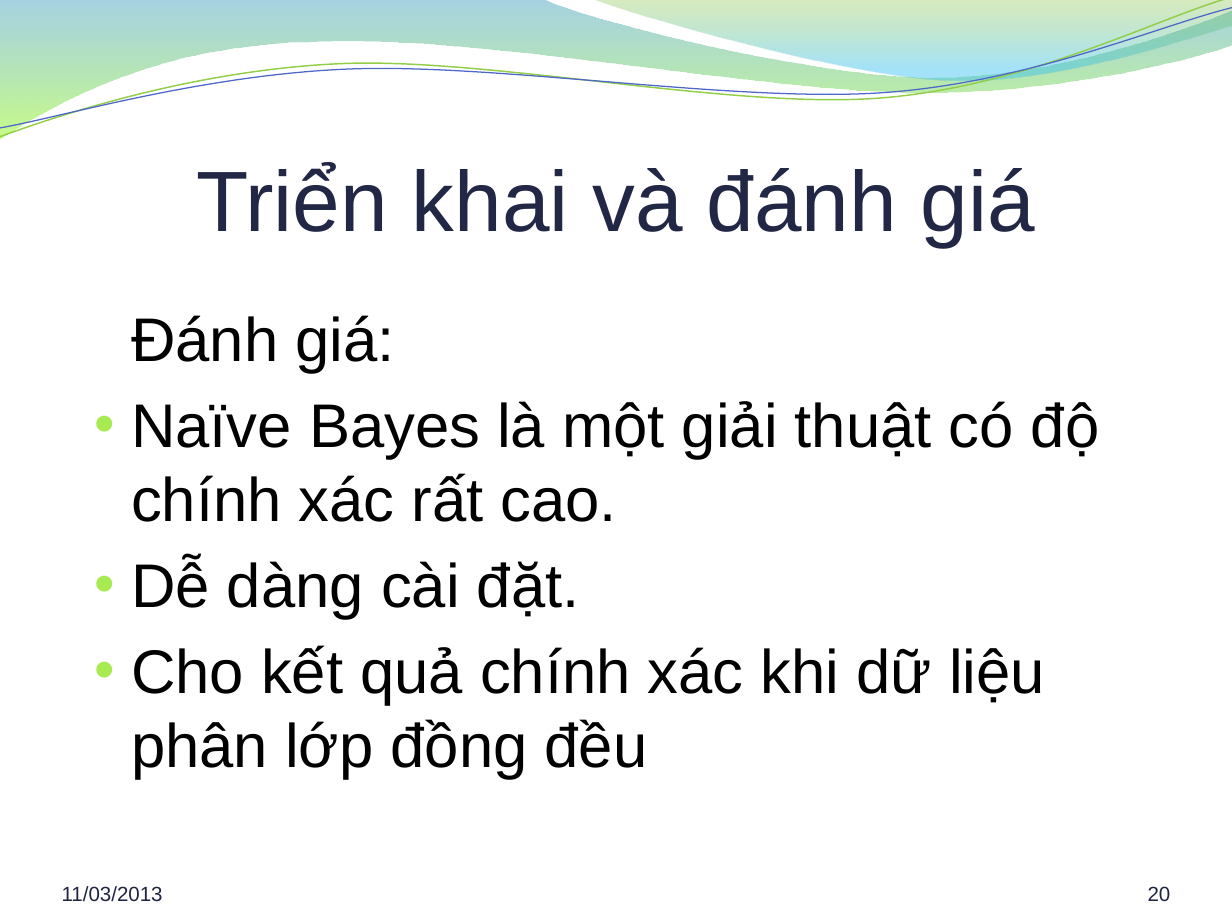
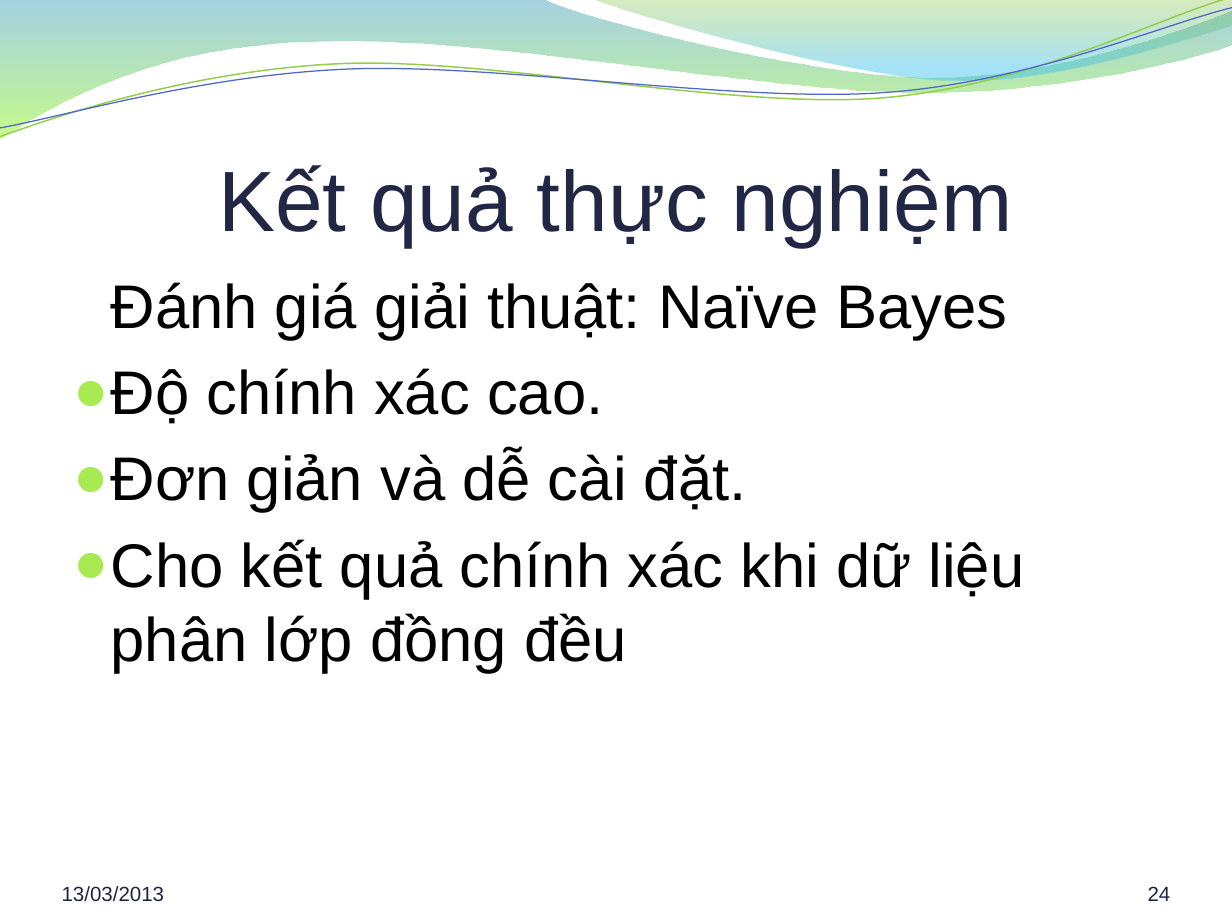
Before and after one commit to hung94it/benhvien, a slide deck: slide 24 of Diabetes/Documents/Report/Bao cao khoa luan.pptx (slide 20 before the commit). Drawn at 1232x924 pixels with LibreOffice and Linux fonts; fonts in the diff are those of the drawing; background and template pictures are left out. Boxes give left, top, right and bottom in pixels: in the first picture for what was removed or moved away, otherwise in the second. Text is boxed around its words. In the diff, an @@ line names an element or a change of style, - is before the commit and + after.

```diff
--- a/Diabetes/Documents/Report/Bao cao khoa luan.pptx
+++ b/Diabetes/Documents/Report/Bao cao khoa luan.pptx
@@ title at bbox=[218, 165, 1013, 246]: text changed @@
-Triển khai và đánh giá
+Kết quả thực nghiệm
@@ text "Đánh giá giải thuật: Naïve ...": place and size @@
-text "Đánh giá giải thuật: Naïve ..." at bbox=[131, 315, 1099, 779]
+text "Đánh giá giải thuật: Naïve ..." at bbox=[111, 282, 1025, 672]
@@ text "Đánh giá giải thuật: Naïve ..." at bbox=[111, 282, 1025, 672]: vertical alignment middle to top @@
@@ text at bbox=[111, 282, 1007, 512]: text changed @@
-Đánh giá:
-• Naïve Bayes là một giải thuật có độ chính xác rất cao.
-• Dễ dàng cài đặt.
+Đánh giá giải thuật: Naïve Bayes
+● Độ chính xác cao.
+● Đơn giản và dễ cài đặt.
@@ text at bbox=[111, 539, 1025, 672]: bullet • to ● @@
@@ text at bbox=[62, 886, 165, 902]: text changed @@
-11/03/2013
+13/03/2013
@@ page number at bbox=[1148, 886, 1171, 901]: text changed @@
-20
+24
```
Also in this commit, not shown: 25 other slides changed, 6 slides added, 3 slides removed, 1 other file.
